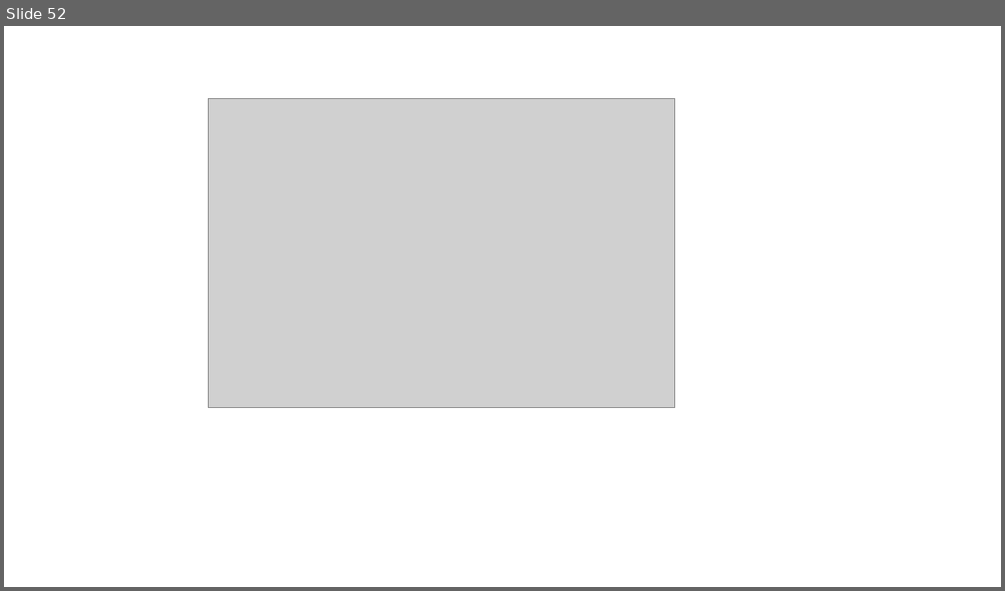
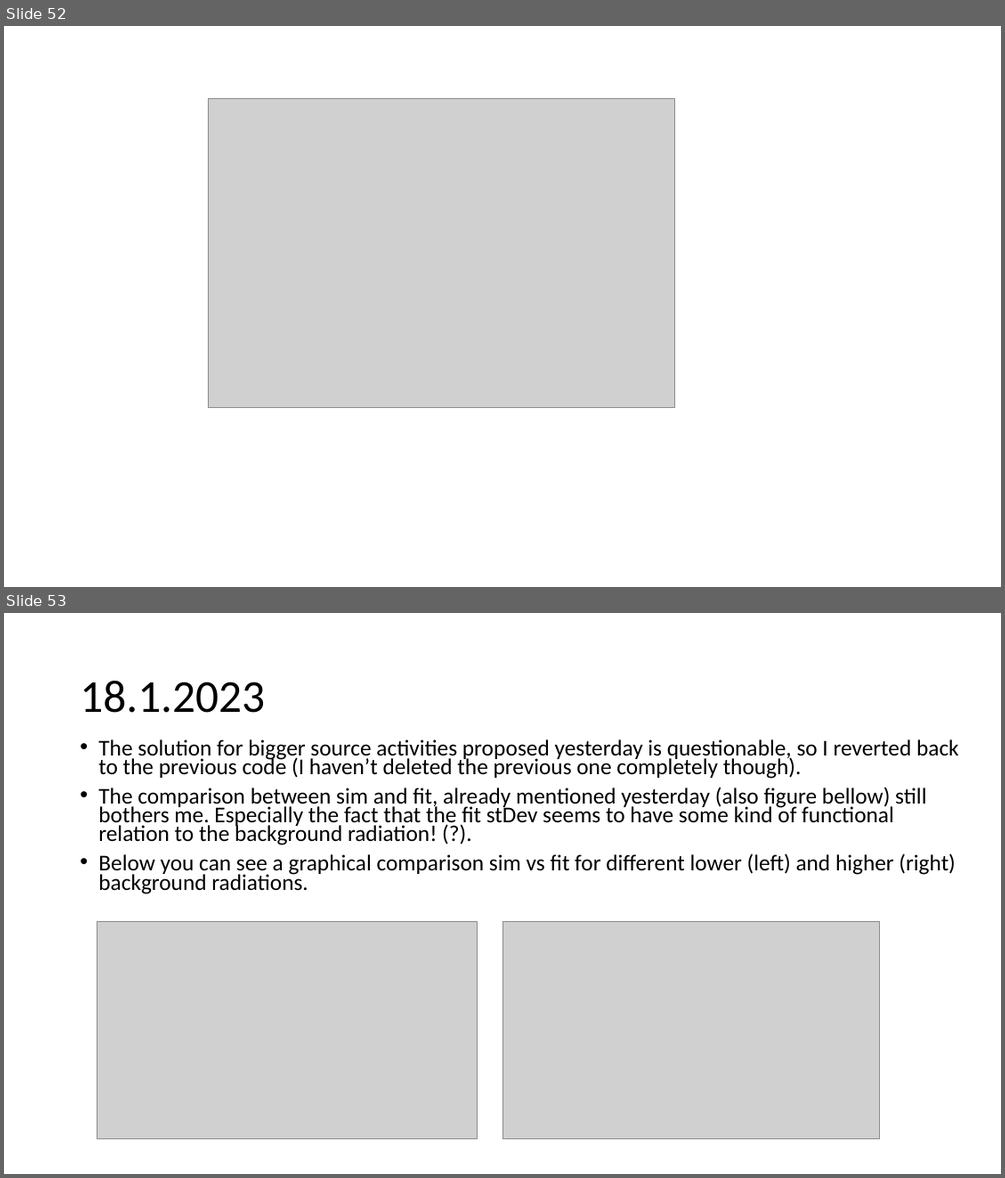
Before and after one commit to urhtrinko/DroneRadioactivity_student_job, a slide deck: reports/work_diary.pptx. Shown one above the other, each under a label of ours: slide 52 before the commit, slides 52 and 53 after it. The pictures are 1005x591 and 1005x1178 pixels, drawn with LibreOffice and Linux fonts; fonts in the diff are those of the drawing; grey boxes stand for pictures. Boxes give left, top, right and bottom in pixels: in the first picture for what was removed or moved away, otherwise in the second. Text is boxed around its words. In the diff, an @@ line names an element or a change of style, - is before the commit and + after.

```diff
--- a/reports/work_diary.pptx
+++ b/reports/work_diary.pptx
@@ slide 53 added at (x1=4, y1=613, x2=1001, y2=1174), background #FFFFFF @@
@@ title added at (x1=80, y1=681, x2=265, y2=713), 44 pt, text #000000 @@
+18.1.2023
@@ text added at (x1=98, y1=739, x2=959, y2=894), 21.7 pt, text #000000 @@
+• The solution for bigger source activities proposed yesterday is questionable, so I reverted back to the previous code (I haven’t deleted the previous one completely though).
+• The comparison between sim and fit, already mentioned yesterday (also figure bellow) still bothers me. Especially the fact that the fit stDev seems to have some kind of functional relation to the background radiation! (?).
+• Below you can see a graphical comparison sim vs fit for different lower (left) and higher (right) background radiations.
@@ picture added at (x1=97, y1=921, x2=477, y2=1140) @@
@@ picture added at (x1=502, y1=921, x2=880, y2=1140) @@
```
